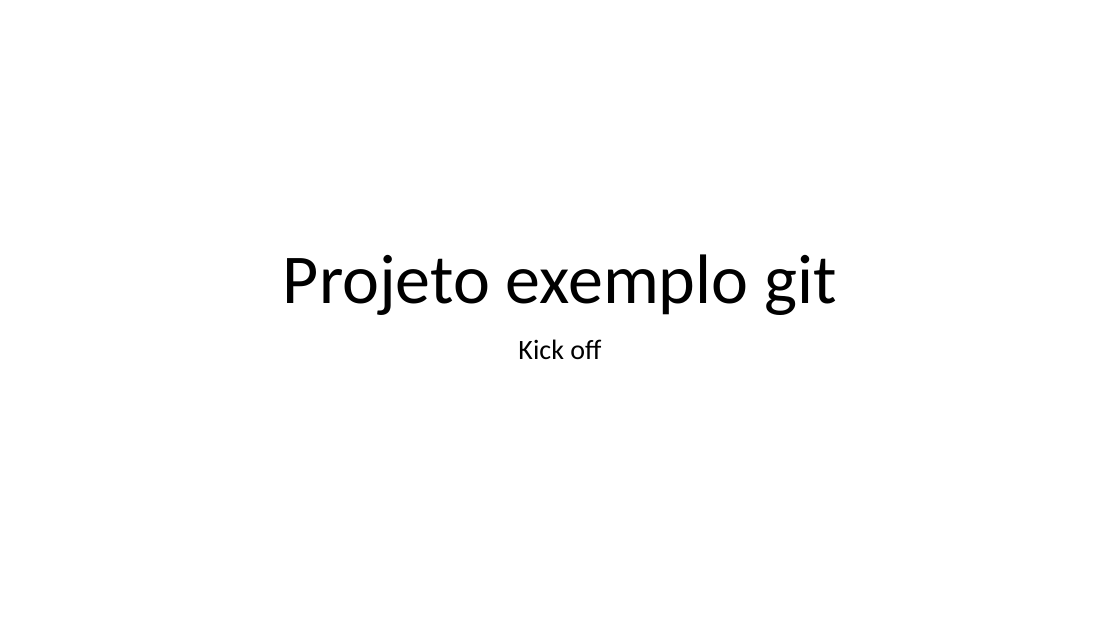
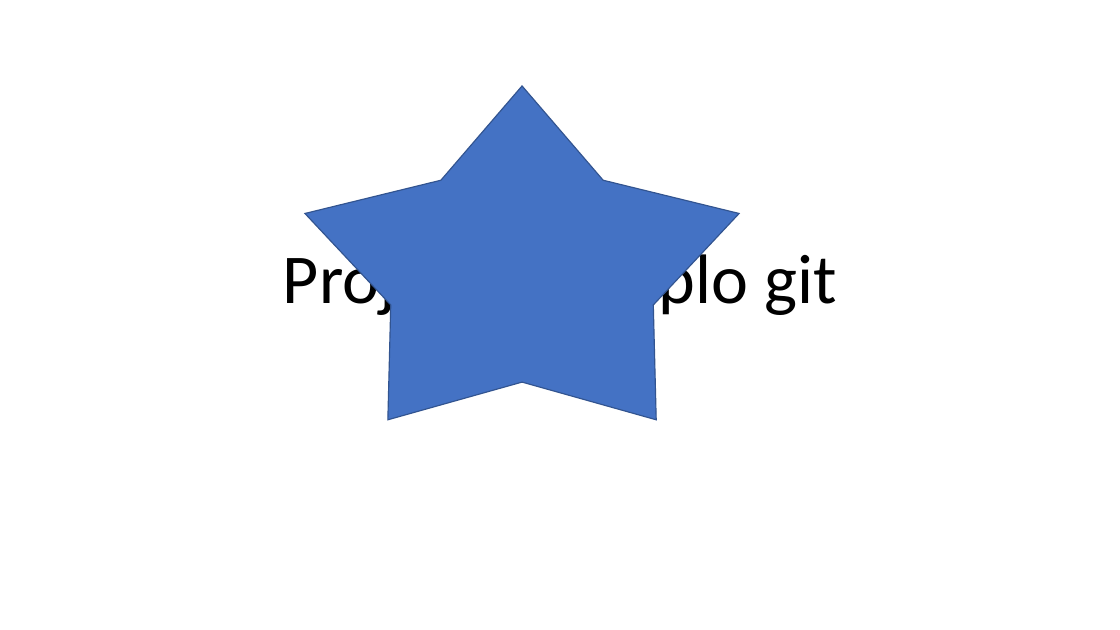
Before and after one commit to K413l/Testes-Git-Branchs, a slide deck: slide 1 of PastaDocumentosProjeto/Kickoff.pptx. Drawn at 1120x630 pixels with LibreOffice and Linux fonts; fonts in the diff are those of the drawing. Boxes give left, top, right and bottom in pixels: in the first picture for what was removed or moved away, otherwise in the second. Text is boxed around its words. In the diff, an @@ line names an element or a change of style, - is before the commit and + after.

Commit message:
inclusão de bola azul

```diff
--- a/PastaDocumentosProjeto/Kickoff.pptx
+++ b/PastaDocumentosProjeto/Kickoff.pptx
@@ star added at [305,86,739,419], fill #4472C4, outline #325491 1 pt @@
@@ subtitle removed at [518,339,601,360] @@
-Kick off
```
